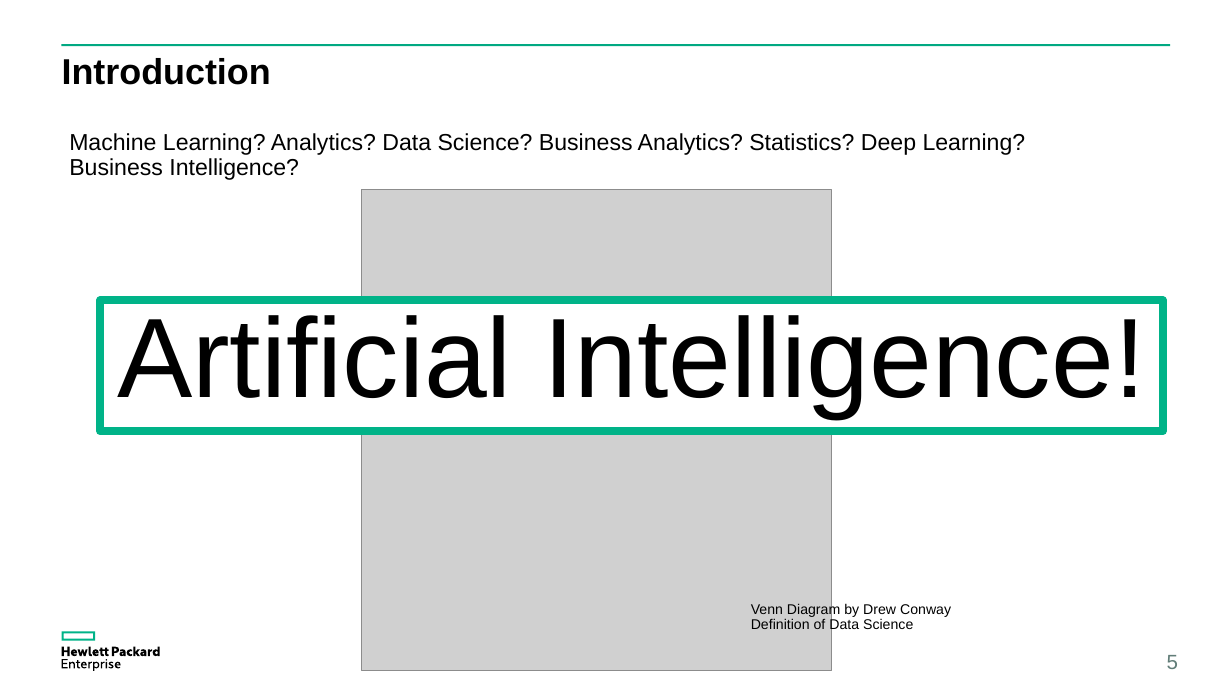
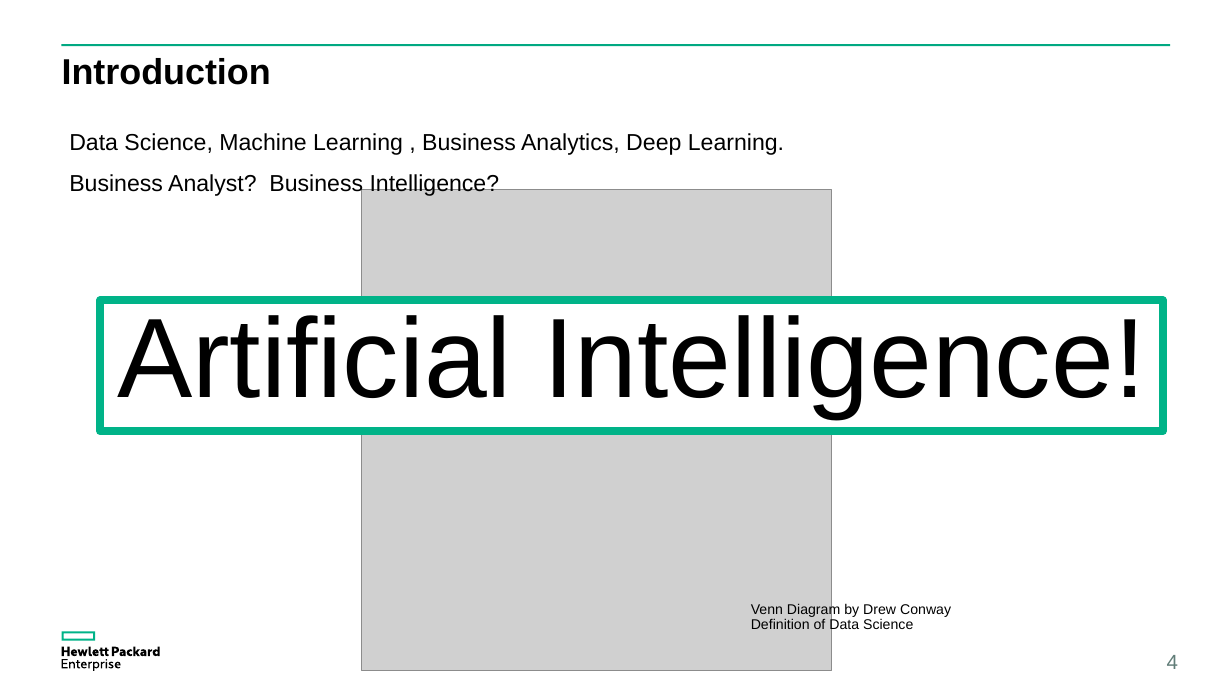
Before and after one commit to wei-ann-Github/Tutorial, a slide deck: slide 4 of 01 Linear Regression, Logisitic Regression and Clustering/Supercomputing Frontiers - Linear Regression.pptx (slide 5 before the commit). Drawn at 1232x693 pixels with LibreOffice and Linux fonts; fonts in the diff are those of the drawing; grey boxes stand for pictures. Boxes give left, top, right and bottom in pixels: in the first picture for what was removed or moved away, otherwise in the second. Text is boxed around its words. In the diff, an @@ line names an element or a change of style, - is before the commit and + after.

```diff
--- a/01 Linear Regression, Logisitic Regression and Clustering/Supercomputing Frontiers - Linear Regression.pptx
+++ b/01 Linear Regression, Logisitic Regression and Clustering/Supercomputing Frontiers - Linear Regression.pptx
@@ text at [69, 133, 784, 196]: text changed @@
-Machine Learning? Analytics? Data Science? Business Analytics? Statistics? Deep Learning? Business Intelligence?
+Data Science, Machine Learning , Business Analytics, Deep Learning.
+Business Analyst? Business Intelligence?
@@ page number at [1167, 655, 1178, 669]: text changed @@
-5
+4
```
Also in this commit, not shown: 1 slide removed.
